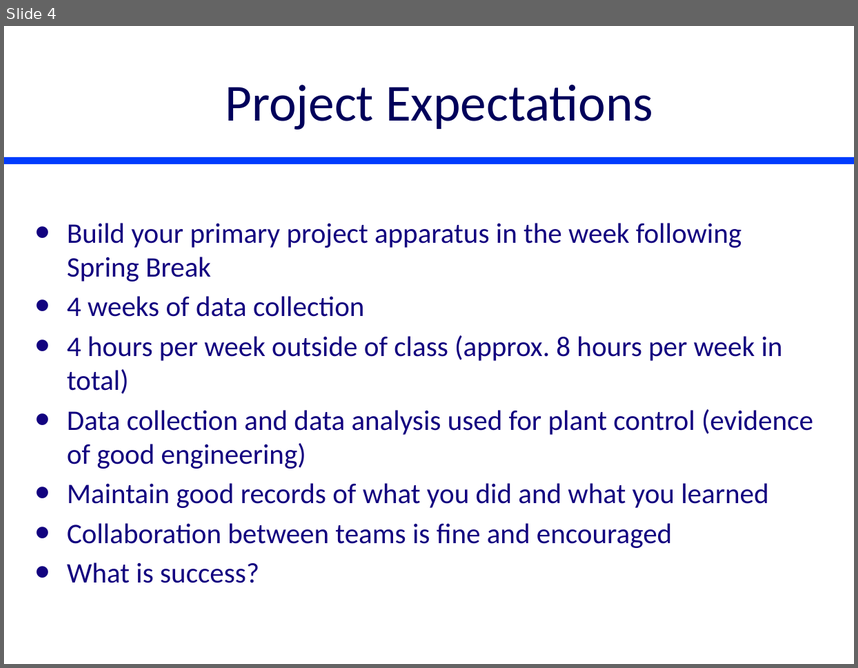
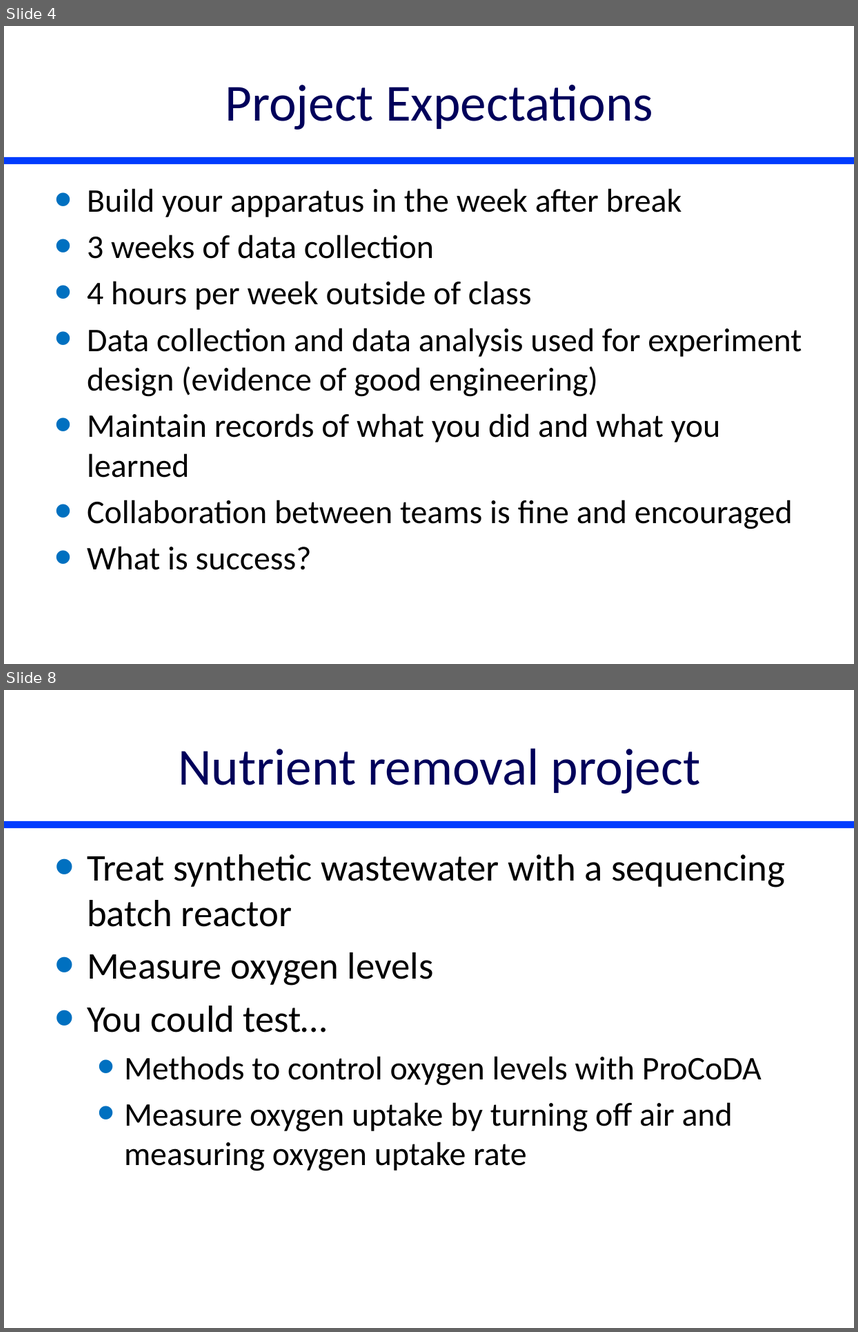
Before and after one commit to monroews/CEE4530, a slide deck: website/pptx/Project_Ideas.pptx. Shown one above the other, each under a label of ours: slide 4 before the commit, slides 4 and 8 after it; the slides between them are not shown. The pictures are 858x668 and 858x1332 pixels, drawn with LibreOffice and Linux fonts; fonts in the diff are those of the drawing. Boxes give left, top, right and bottom in pixels: in the first picture for what was removed or moved away, otherwise in the second. Text is boxed around its words. In the diff, an @@ line names an element or a change of style, - is before the commit and + after.

Commit message:
new project pptx

```diff
--- a/website/pptx/Project_Ideas.pptx
+++ b/website/pptx/Project_Ideas.pptx
@@ slide 8 added at bbox=[4, 690, 854, 1328], background #FFFFFF; not listed: 1 template element that a slide beside it also shows @@
@@ title added at bbox=[178, 748, 701, 793], 44 pt, text #00005A @@
+Nutrient removal project
@@ text added at bbox=[87, 854, 785, 1171], 28 pt, text #000000 @@
+• Treat synthetic wastewater with a sequencing batch reactor
+• Measure oxygen levels
+• You could test…
+  • Methods to control oxygen levels with ProCoDA
+  • Measure oxygen uptake by turning off air and measuring oxygen uptake rate
@@ slide 4 changed as well @@
@@ text "Build your apparatus in the ...": place and size @@
-text "Build your apparatus in the ..." at bbox=[67, 223, 813, 583]
+text "Build your apparatus in the ..." at bbox=[87, 188, 802, 570]
@@ text at bbox=[87, 188, 802, 477]: text changed; size 24 to 28 pt; text colour #12037F to #000000 @@
-• Build your primary project apparatus in the week following Spring Break
-• 4 weeks of data collection
-• 4 hours per week outside of class (approx. 8 hours per week in total)
-• Data collection and data analysis used for plant control (evidence of good engineering)
-• Maintain good records of what you did and what you learned
+• Build your apparatus in the week after break
+• 3 weeks of data collection
+• 4 hours per week outside of class
+• Data collection and data analysis used for experiment design (evidence of good engineering)
+• Maintain records of what you did and what you learned
@@ text at bbox=[87, 499, 793, 570]: size 24 to 28 pt, text colour #12037F to #000000 in "Collaboration between teams is fine and encouraged", "What is success?" @@
```
Also in this commit, not shown: 6 other slides changed, 3 other slides added.
